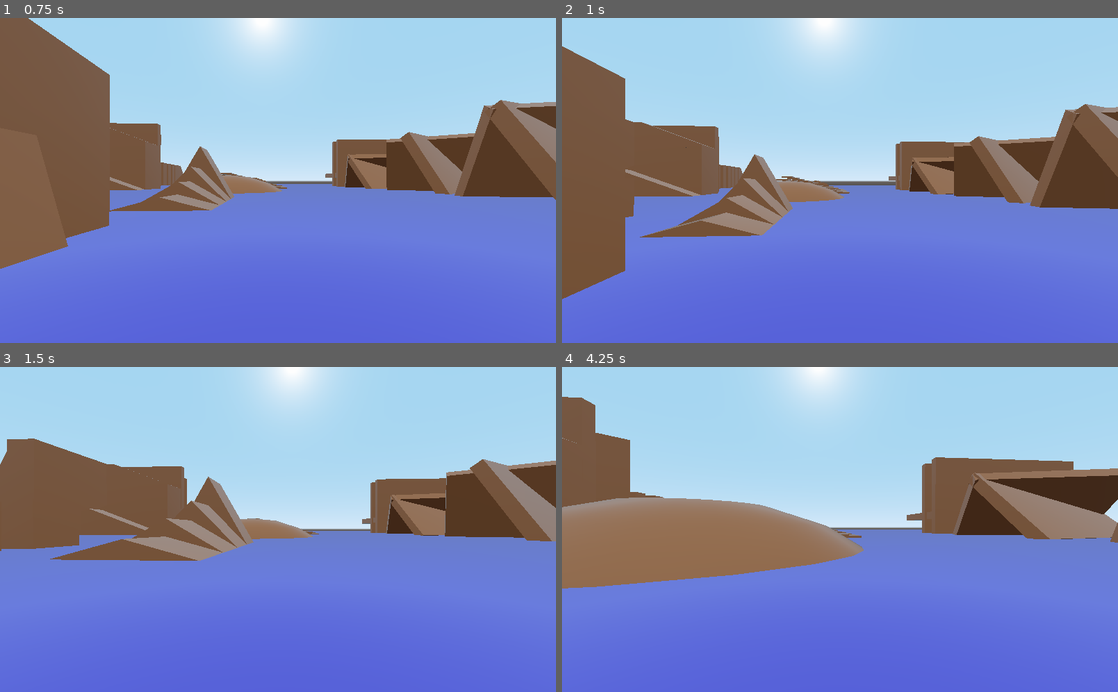
Above: before the commit, frames 1-4 (two rows, left to right).
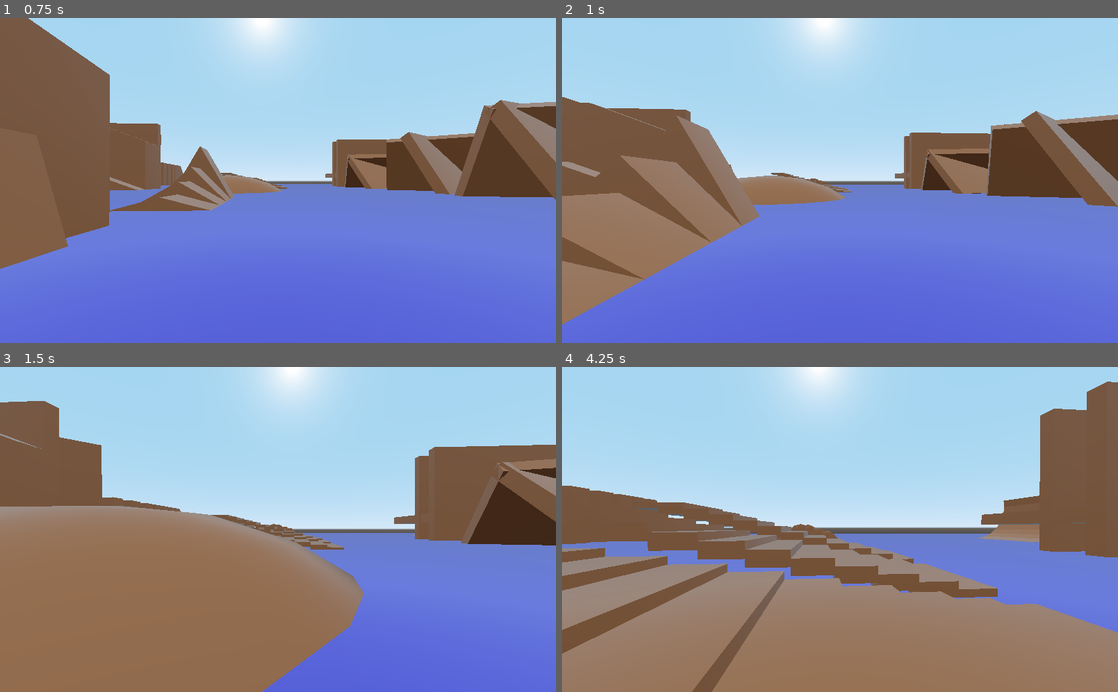
Above: after the commit, the same moments.

Repository: babypandabear3/bpb_fps_controller
Game: Godot game, scene res://demo/test_scene_wojtek.tscn
The game is run twice, just before and just after one commit, with the same random seed, the same clock (stepped at 60 frames per second) and the same inputs. This scene is started directly instead of the project's main scene.
Inputs (mouse positions are in pixels of both pictures, inside the frame that each line leads up to):
- Up to frame 1 (0.75 s): move the mouse to (305, 180) at 0.52 s; hold W (movement_forward) from 0.53 s (still down); tap C (action_crouch_toggle) at 0.6 s
- Up to frame 2 (1 s): keep holding W (movement_forward); tap Space (movement_jump) at 0.77 s; right-click (867, 180) at 0.8 s
- Up to frame 3 (1.5 s): keep holding W (movement_forward); move the mouse to (250, 529) at 1.27 s; right-click (250, 529) at 1.35 s
- Up to frame 4 (4.25 s): keep holding W (movement_forward); tap Space (movement_jump) at 1.52, 3.02, 3.77 s; tap Shift (action_sprint) at 1.55 s; move the mouse to (851, 523) at 2.02 s; hold Shift (action_sprint) 2.03-2.78 s; tap C (action_crouch_toggle) at 2.3, 3.6 s; move the mouse to (834, 536) at 2.77 s; tap F (action_activate) at 2.85 s; right-click (834, 536) at 3.05 s; move the mouse to (878, 532) at 3.52 s; hold Shift (action_sprint) from 3.53 s (still down); tap F1 (action_toggle_fly) at 4.15 s

Frame 1 is identical in both runs. In frame 2, 20% of the frame differs, in the area x 0-100%, y 8-95%; in frame 3, 44%; in frame 4, 59%, in the area x 0-100%, y 4-100%.

Commit message:
add "blink", fix apply impulse, add jump pad

Diff:
--- a/demo/demo_scene.tscn
+++ b/demo/demo_scene.tscn
@@ -7,6 +7,7 @@
 [ext_resource path="res://player_controller/system/grabable_box.tscn" type="PackedScene" id=5]
 [ext_resource path="res://player_controller/system/wind_tunnel.tscn" type="PackedScene" id=6]
 [ext_resource path="res://player_controller/system/Signal_out.tscn" type="PackedScene" id=7]
+[ext_resource path="res://demo/jump_pad.tscn" type="PackedScene" id=8]
 
 [sub_resource type="BoxShape" id=1]
 extents = Vector3( 1, 8, 0.4 )
@@ -60,3 +61,8 @@
 
 [node name="CollisionShape" type="CollisionShape" parent="Signal_out2"]
 shape = SubResource( 1 )
+
+[node name="jump_pad" parent="." instance=ExtResource( 8 )]
+transform = Transform( 1, 0, 0, 0, 1, 0, 0, 0, 1, 7, 0, 0 )
+force = Vector3( -10, 20, 0 )
+clear_velocity_h = true
--- a/player_controller/Camera_addon.gd
+++ b/player_controller/Camera_addon.gd
@@ -54,6 +54,7 @@
 onready var ray_lean = $bob_pivot/ray_lean
 onready var ray_activate = $bob_pivot/lean_pivot/rotation_helper_point/camera_root/ray_activate
 onready var holder = $bob_pivot/lean_pivot/rotation_helper_point/camera_root/holder
+onready var ray_blink = $bob_pivot/lean_pivot/rotation_helper_point/camera_root/ray_blink
 
 # Called when the node enters the scene tree for the first time.
 func _ready():
@@ -101,6 +102,8 @@
 		lean_pivot.rotation.z = lerp_angle(lean_pivot.rotation.z, deg2rad(lean_target), delta * lean_speed)
 
 	screen_shake(delta)
+
+	do_input()
 
 func do_headbob(delta):
 	if target.velocity.length() > 1.0 and target.is_on_floor():
@@ -186,3 +189,12 @@
 	camera.rotation_degrees.z = noise.get_noise_3d(0, 0, time * time_scale) * max_r * shake
 
 	if trauma > 0: trauma = clamp(trauma - (delta * decay), 0, 1)
+
+func do_input():
+	if Input.is_action_just_pressed("action_m1"):
+		#BLINK
+		var blink_dist = ray_blink.cast_to.length()
+		if ray_blink.is_colliding():
+			blink_dist = ray_blink.global_transform.origin.distance_to(ray_blink.get_collision_point()) - 0.4
+		var blink_target = ray_blink.global_transform.origin + (-ray_blink.global_transform.basis.z * blink_dist)
+		target.execute_pulled(blink_target, 45, 1)
--- a/player_controller/Camera_addon.tscn
+++ b/player_controller/Camera_addon.tscn
@@ -29,6 +29,10 @@
 current = true
 far = 200.0
 
+[node name="ray_blink" type="RayCast" parent="bob_pivot/lean_pivot/rotation_helper_point/camera_root"]
+enabled = true
+cast_to = Vector3( 0, 0, -16 )
+
 [node name="ray_lean" type="RayCast" parent="bob_pivot"]
 enabled = true
 cast_to = Vector3( 1, 0, 0 )
--- a/player_controller/Player.gd
+++ b/player_controller/Player.gd
@@ -10,9 +10,10 @@
 enum STATELIST {
 	WALK,
 	CLIMB,
-	FLY,
+	LADDER,
 	SLIDE,
 	WALLRUN,
+	PULLED,
 }
 
 enum BODY_HEIGHT_LIST {
@@ -83,6 +84,46 @@
 var automove_dir = Vector3()
 var slide_timer = 0
 
+
+
+var recoil = Vector3.ZERO
+var recoil_deacc = 0.9
+
+var floor_angle = 0.0
+var floor_collision = null
+var floor_normal = Vector3.UP
+
+var floor_obj = null
+var floor_prev_rot = null
+
+var jump_count = 0
+var wallrun_left = false
+var impulse = Vector3.ZERO
+
+var pulled_distance = 0
+var pulled_start = Vector3.ZERO
+var pulled_target = Vector3.ZERO
+var pulled_speed = 60
+var pulled_dir = Vector3.ZERO
+var pulled_timer = 0
+
+#SIGNAL LOGIC
+var ladder_count : int = 0
+var external_force : Vector3 = Vector3.ZERO
+
+#INPUT
+var input_jump_timeout = 0.2
+var air_borne : float = 0.0
+var air_borne_disable_snap = 0.4
+
+var input_h : float = 0.0
+var input_v : float = 0.0
+var input_jump_buffer : float = 0.0
+var input_jump_just_pressed : bool = false
+var input_sprint : bool = false
+var input_sprint_just_pressed : bool = false
+
+onready var state = STATELIST.WALK
 onready var ap = $AnimationPlayer
 onready var rotation_helper = $rotation_helper
 onready var eye_position = $rotation_helper/eye_position
@@ -97,38 +138,6 @@
 onready var root_ray_stair = $root_ray_stair
 onready var ray_stair1 = $root_ray_stair/ray_stair1
 onready var ray_stair2 = $root_ray_stair/ray_stair2
-
-var recoil = Vector3.ZERO
-var recoil_deacc = 0.9
-
-var floor_angle = 0.0
-var floor_collision = null
-var floor_normal = Vector3.UP
-
-var floor_obj = null
-var floor_prev_rot = null
-
-var jump_count = 0
-var wallrun_left = false
-var impulse = Vector3.ZERO
-
-onready var state = STATELIST.WALK
-
-#SIGNAL LOGIC
-var ladder_count : int = 0
-var external_force : Vector3 = Vector3.ZERO
-
-#INPUT
-var input_jump_timeout = 0.2
-var air_borne : float = 0.0
-var air_borne_disable_snap = 0.4
-
-var input_h : float = 0.0
-var input_v : float = 0.0
-var input_jump_buffer : float = 0.0
-var input_jump_just_pressed : bool = false
-var input_sprint : bool = false
-var input_sprint_just_pressed : bool = false
 
 func _ready():
 	Input.set_mouse_mode(Input.MOUSE_MODE_CAPTURED)
@@ -174,10 +183,10 @@
 	if Input.is_action_just_pressed("ui_cancel"):
 		get_tree().quit()
 
-	#TOGGLE FLY MODE
+	#TOGGLE FLY (LADDER) MODE
 	if Input.is_action_just_pressed("action_toggle_fly"):
 		if state == STATELIST.WALK:
-			start_fly()
+			start_ladder()
 		else:
 			start_walk()
 
@@ -214,12 +223,14 @@
 			do_walk(delta)
 		STATELIST.CLIMB:
 			do_climb(delta)
-		STATELIST.FLY:
-			do_fly(delta)
+		STATELIST.LADDER:
+			do_ladder(delta)
 		STATELIST.SLIDE:
 			do_slide(delta)
 		STATELIST.WALLRUN:
 			do_wallrun(delta)
+		STATELIST.PULLED:
+			do_pulled(delta)
 
 	if is_on_floor():
 		just_landed = false
@@ -355,8 +366,7 @@
 	#VERTICAL VELOCITY
 	if input_jump_buffer > 0 and jump_count < jump_limit :
 		#START JUMP
-		speed_v = jump_force
-		velocity_v = vertical_vector * speed_v
+		velocity_v = vertical_vector * jump_force
 		jump_skip_timer = jump_skip_timeout
 		input_jump_buffer = 0
 		snap_vector = Vector3.ZERO
@@ -368,7 +378,7 @@
 			if floor_collision:
 				vertical_vector = -floor_collision.normal
 				snap_vector = -floor_collision.normal
-			speed_v = 0.1
+			velocity_v = vertical_vector * 0.1
 		else: #SLOPE TOO STEEP, SLIDE DOWN
 			if not climb_stair:
 				var slide_vector = floor_normal
@@ -376,17 +386,22 @@
 				slide_vector = slide_vector.normalized()
 				velocity_h = velocity_h.slide(slide_vector)
 				vertical_vector = Vector3.DOWN.slide(floor_collision.normal)
-				speed_v = on_slope_steep_speed
-		velocity_v = vertical_vector * speed_v
+				velocity_v = vertical_vector * on_slope_steep_speed
 	else:
 		#ON AIR
-		speed_v = clamp(speed_v + (delta * gravity_acc), jump_force, gravity_force)
-		velocity_v = vertical_vector * speed_v
+		if velocity_v.length() < gravity_force:
+			velocity_v += vertical_vector * (delta * gravity_acc)
 
 	#ADD IMPULSE FROM apply_central_impulse FUNCTION
 	if impulse != Vector3.ZERO:
-		velocity_h += impulse * Vector3(0,1,0)
-		velocity_v += impulse * Vector3(1,0,1)
+		if impulse.y > 0:
+			jump_skip_timer = jump_skip_timeout
+			input_jump_buffer = 0
+			snap_vector = Vector3.ZERO
+			jump_count += 1
+			emit_signal("body_just_jump")
+		velocity_h += impulse * Vector3(1,0,1)
+		velocity_v += impulse * Vector3(0,1,0)
 		impulse = Vector3.ZERO
 
 
@@ -401,7 +416,8 @@
 	if is_on_floor():
 		#IF JUST LANDED, HALVED HORIZONTAL VELOCITY SO PLAYER DON'T SLIDE WHEN JUMP TO MOVING PLATFORM
 		if just_landed:
-			velocity_h *= 0.5
+			if Vector2(input_h, input_v).length() < 0.2:
+				velocity_h *= 0.5
 		else:
 			velocity += get_floor_velocity() * delta
 
@@ -450,23 +466,26 @@
 		if not ray_uncrouch.is_colliding(): #uncrouch if there's enough space above head
 			ap.play_backwards(crouch_anim)
 
+
+	#SPRINT
+	if Input.is_action_pressed("action_sprint"):
+		sprint_enabled = true
+		sprint_modifier = sprint_modi
+
+		#SLIDE
+		if body_height == BODY_HEIGHT_LIST.STAND and Input.is_action_just_pressed("action_crouch_toggle") and feat_slide:
+			start_slide()
+
+		#WALLRUN
+		if is_wallrun_allowed() and feat_wallrun:
+			var wall_normal = get_slide_collision(0).normal
+			if global_transform.basis.z.angle_to(wall_normal) > deg2rad(10):
+				start_wallrun()
+
 	#CLIMBING
 	if Input.is_action_pressed("movement_jump") and not is_on_floor() and feat_climbing: #CLIMBING EDGE
 		if not ray_climb1.is_colliding() and ray_climb2.is_colliding() and ray_climb3.is_colliding():
 			start_climb()
-
-	#SPRINT
-	if Input.is_action_pressed("action_sprint"):
-		sprint_enabled = true
-		sprint_modifier = sprint_modi
-
-		#SLIDE
-		if body_height == BODY_HEIGHT_LIST.STAND and Input.is_action_just_pressed("action_crouch_toggle") and feat_slide:
-			start_slide()
-
-		#WALLRUN
-		if is_wallrun_allowed() and feat_wallrun:
-			start_wallrun()
 
 func start_climb():
 	#START CLIMBING LOGIC
@@ -497,17 +516,19 @@
 	climb_timer -= delta
 	if climb_timer <= 0:
 		start_walk()
-		speed_v = 0
+		velocity_v = Vector3.ZERO
 
 	if global_transform.origin.distance_to(climb_target1) < 0.1:
 		start_walk()
-		speed_v = 0
-
-
-func start_fly():
-	state = STATELIST.FLY
-
-func do_fly(delta):
+		velocity_v = Vector3.ZERO
+
+
+func start_ladder():
+	clear_velocity_h()
+	clear_velocity_v()
+	state = STATELIST.LADDER
+
+func do_ladder(delta):
 	#GET USER INPUT VALUE
 
 	#DEFINE HORIZONTAL MOVEMENT VECTOR
@@ -558,20 +579,19 @@
 			if floor_collision:
 				vertical_vector = -floor_collision.normal
 				snap_vector = -floor_collision.normal
-			speed_v = 0.1
+			velocity_v = vertical_vector * 0.1
 		else: #SLOPE TOO STEEP, SLIDE DOWN
-
-			var slide_vector = floor_normal
-			slide_vector.y = 0
-			slide_vector = slide_vector.normalized()
-			velocity_h = velocity_h.slide(slide_vector)
-			vertical_vector = Vector3.DOWN.slide(floor_collision.normal)
-			speed_v = on_slope_steep_speed
-		velocity_v = vertical_vector * speed_v
+			if not climb_stair:
+				var slide_vector = floor_normal
+				slide_vector.y = 0
+				slide_vector = slide_vector.normalized()
+				velocity_h = velocity_h.slide(slide_vector)
+				vertical_vector = Vector3.DOWN.slide(floor_collision.normal)
+				velocity_v = vertical_vector * on_slope_steep_speed
 	else:
 		#ON AIR
-		speed_v = clamp(speed_v + (delta * gravity_acc), jump_force, gravity_force)
-		velocity_v = vertical_vector * speed_v
+		if velocity_v.length() < gravity_force:
+			velocity_v += vertical_vector * (delta * gravity_acc)
 
 	velocity = velocity_h + velocity_v
 
@@ -580,6 +600,29 @@
 	prev_vel_v = velocity_v
 
 	if slide_timer <= 0:
+		start_walk()
+
+func start_pulled():
+	state = STATELIST.PULLED
+
+func do_pulled(delta):
+	pulled_dir = pulled_target - global_transform.origin
+	velocity_h = pulled_dir.normalized() * pulled_speed
+
+	#VERTICAL VELOCITY
+	velocity_v = Vector3.ZERO
+
+	velocity = velocity_h + velocity_v
+
+	var _vel = move_and_slide(velocity, Vector3.UP, true, 4, deg2rad(45), false)
+	prev_vel_h = velocity_h
+	prev_vel_v = velocity_v
+
+	pulled_timer -= delta
+
+	if global_transform.origin.distance_to(pulled_start) > pulled_distance or pulled_timer < 0:
+		clear_velocity_h()
+		clear_velocity_v()
 		start_walk()
 
 func is_wallrun_allowed():
@@ -649,7 +692,7 @@
 func ladder_add(par):
 	ladder_count += par
 	if ladder_count > 0:
-		start_fly()
+		start_ladder()
 	else:
 		start_walk()
 
@@ -679,3 +722,22 @@
 
 func apply_central_impulse(par):
 	impulse = par
+
+func clear_velocity_h():
+	velocity_h = Vector3.ZERO
+	prev_vel_h = velocity_h
+
+func clear_velocity_v():
+	velocity_v = Vector3.ZERO
+	prev_vel_v = velocity_v
+
+func back_to_walk():
+	start_walk()
+
+func execute_pulled(p_target, p_speed, p_max_time):
+	pulled_timer = p_max_time
+	pulled_start = global_transform.origin
+	pulled_target = p_target
+	pulled_speed = p_speed
+	pulled_distance = pulled_start.distance_to(pulled_target)
+	start_pulled()
Not shown: 1 places in demo/demo_scene.tscn that only renumber resources
